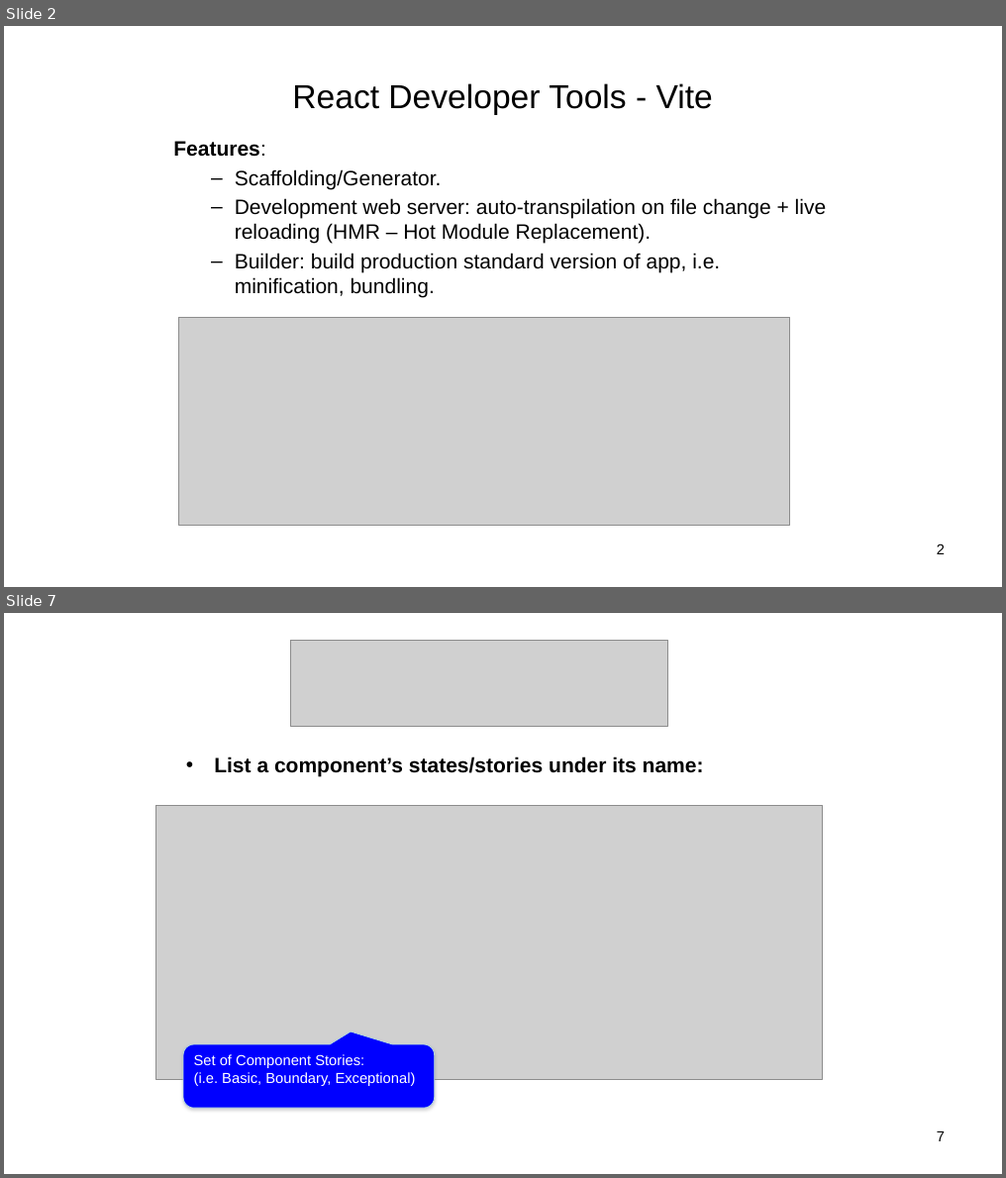
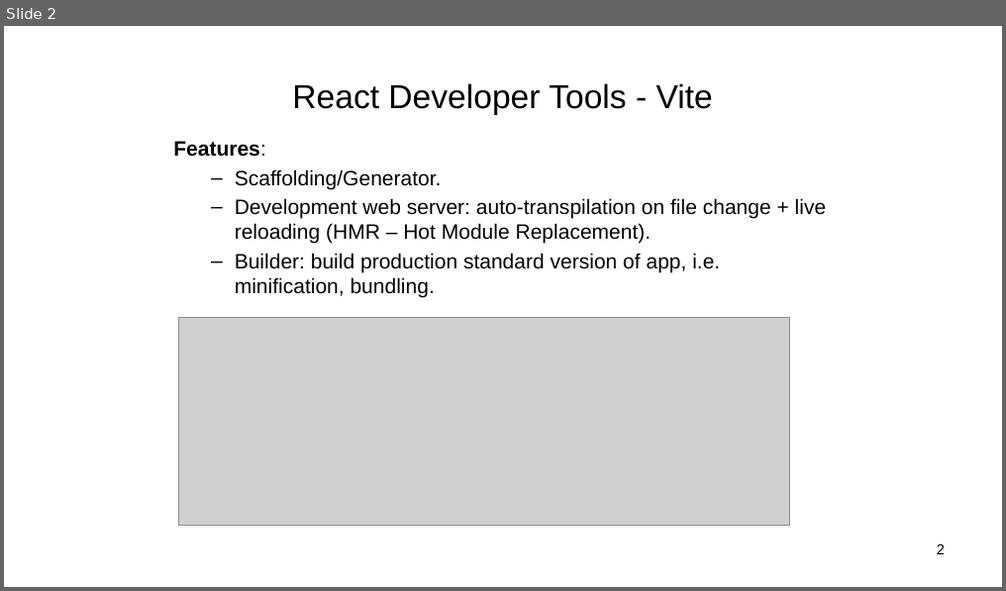
Before and after one commit to diarmuidoconnor/ewd-module-2025, a slide deck: topic04/talk-2/ReactJS_01.pptx. Shown one above the other, each under a label of ours: slides 2 and 7 before the commit, slide 2 after it; the slides between them are not shown. The pictures are 1006x1178 and 1006x591 pixels, drawn with LibreOffice and Linux fonts; fonts in the diff are those of the drawing; grey boxes stand for pictures. Boxes give left, top, right and bottom in pixels: in the first picture for what was removed or moved away, otherwise in the second. Text is boxed around its words. In the diff, an @@ line names an element or a change of style, - is before the commit and + after.

```diff
--- a/topic04/talk-2/ReactJS_01.pptx
+++ b/topic04/talk-2/ReactJS_01.pptx
@@ slide 7 removed at bbox=[4, 613, 1002, 1174], background #FFFFFF @@
@@ picture removed at bbox=[291, 640, 668, 726] @@
@@ picture removed at bbox=[335, 640, 629, 709] @@
@@ text removed at bbox=[214, 757, 704, 776] @@
-• List a component’s states/stories under its name:
@@ picture removed at bbox=[156, 805, 823, 1079] @@
@@ rounded speech box removed at bbox=[183, 1045, 435, 1109] @@
-Set of Component Stories:
-(i.e. Basic, Boundary, Exceptional)
@@ page number removed at bbox=[937, 1132, 944, 1142] @@
-7
```
Also in this commit, not shown: 1 slide changed, 8 other slides removed, 7 other files.
